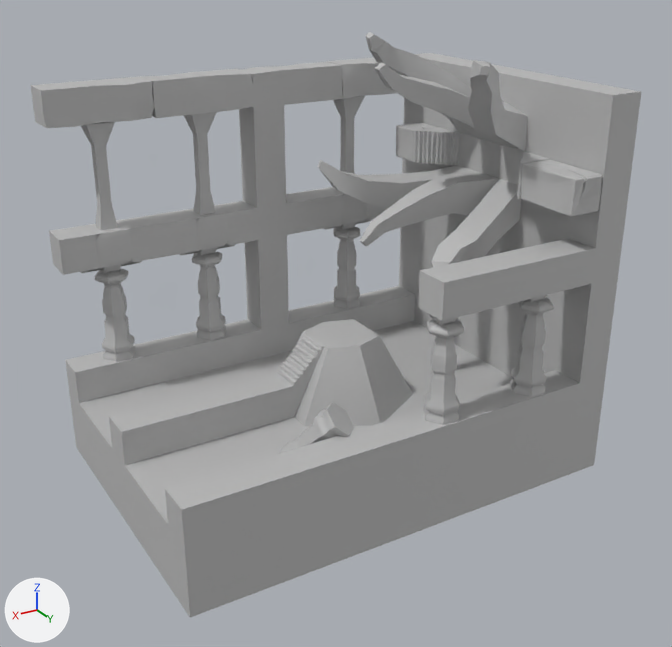
The FBX model Assets/Game Assets/IMPORTS/Levels/Ellora/ellora_env.fbx: old version first, new version second.
Camera for both pictures: a 50 mm lens placed at (7.0, 20.63, 11.92), pointed at (-5.28, 0.17, 1.69). Every picture has the same lights, and +X, +Y and +Z are marked at lower left. Where no turn or scale is listed for an object, it has been applied to the vertices. Vertices at the same position are counted once.

Objects in the first picture: 'env', 'ground', 'tentacles', 'water'.
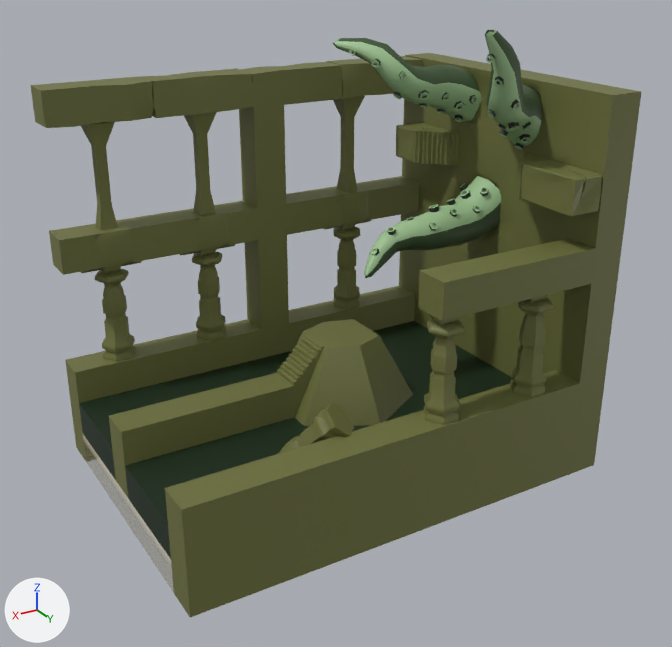
Where the newer file only moved an object's origin or applied its transform, the numbers keep the older frame.

Patch to the scene script:
```diff
--- a/Assets/Game Assets/IMPORTS/Levels/Ellora/ellora_env.fbx.py
+++ b/Assets/Game Assets/IMPORTS/Levels/Ellora/ellora_env.fbx.py
@@ mat_phong11 @@
+mat_phong11 = principled_material('phong11')
+mat_phong11.base_color = (0.0055, 0.0216, 0.0055)  # black #112811
+mat_phong11.roughness = 0.553
@@ mat_phong1 @@
+mat_phong1 = principled_material('phong1')
+mat_phong1.texture = img_wall_tentacles_png
+mat_phong1.roughness = 0.553
@@ me_mesh_002 @@
-me_mesh_002.from_pydata(...)  # 1597 vertices, 1884 faces; spans x -6.5..6.5, y -4.5..4.5, z -5.51..5.51
+me_mesh_002.from_pydata(...)  # 1828 vertices, 2116 faces; spans x -6.5..6.5, y -4.5..4.5, z -5.51..5.51
+# me_mesh_002 part 5: 231 vertices added at x -6.5..-5.5, y -4.5..4.5, z -5.51..5.49
+# me_mesh_002 part 6: 496 kept faces spanning x -5.5..1.5, y -3.5..4.49, z -2.51..3.49 get new texture (UV) coordinates
+# me_mesh_002 part 7: 1846 faces spanning x -5.5..6.5, y -4.5..4.5, z -5.51..5.51 switch from mat_phong2 (grey #bcbcbc) to mat_phong1 (picture img_wall_tentacles_png)
@@ me_mesh_001 @@
-me_mesh_001.from_pydata(...)  # 563 vertices, 811 faces; spans x -6.0..6.0, y -3.5..3.5, z -0.5..0.5
+me_mesh_001.from_pydata(...)  # 364 vertices, 724 faces; spans x -6.0..6.0, y -3.5..3.5, z -0.5..0.5
+# me_mesh_001 part 8: 199 vertices removed from x -2.72..6.0, y -2.15..2.76, z -0.5..0.5; 38 vertices added at x -2.31..6.0, y -1.75..2.33, z -0.5..0.5
+# me_mesh_001 part 9: 598 faces spanning x -6.0..6.0, y -3.5..3.5, z -0.5..0.5 switch from mat_phong2 (grey #bcbcbc) to mat_phong11 (black #112811)
@@ me_mesh @@
 # used by ob_tentacles; location = (-12.0, -3.0, 3.0); rotation_euler = (1.571, 0.0, 1.571), in degrees (90, 0, 90); scale = (0.005, 0.005, 0.001)
-me_mesh.from_pydata(...)  # 139 vertices, 258 faces; spans x 63.0..1094.0, y -35.0..1232.0, z 1000.0..5729.0
-me_mesh.materials.append(mat_phong2)  # grey #bcbcbc
+me_mesh.from_pydata(...)  # 1095 vertices, 1362 faces; spans x -280.0..277.0, y -269.0..417.0, z -253.0..308.0
+# me_mesh part 1: a new loose piece, a torus around z (ring radius 10.0, tube radius 7.0) spanning x -172.0..-148.0, y 162.0..187.0, z 117.0..131.0, in mat_octo_arm_merged_phong2 (picture img_octo_arm_texture_png)
+# me_mesh part 2: the loose piece of 71 vertices spanning x 85.0..1094.0, y 600.0..1232.0, z 1000.0..5129.0 is deleted
+# me_mesh part 3: the loose piece of 68 vertices spanning x 63.0..1004.0, y -35.0..519.0, z 1000.0..5729.0 is deleted
+# me_mesh part 4: 1071 vertices added at x -280.0..277.0, y -269.0..417.0, z -253.0..308.0
+me_mesh.materials.append(mat_octo_arm_merged_phong2)  # picture img_octo_arm_texture_png
@@ ob_tentacles @@
 ob_tentacles = bpy.data.objects.new('tentacles', me_mesh)
-ob_tentacles.location = (-12.0, -3.0, 3.0)
-ob_tentacles.rotation_euler = (1.571, 0.0, 1.571)  # degrees (90, 0, 90)
-ob_tentacles.scale = (0.005, 0.005, 0.001)
+ob_tentacles.location = (-9.18, 0.1, 5.41)
+ob_tentacles.rotation_euler = (1.571, 0.0, 0.0)  # degrees (90, 0, 0)
+ob_tentacles.scale = (0.01, 0.01, 0.01)
```

Location of each change, [x1, y1, x2, y2] in pixels of the pictures (672 x 647 px):
'tentacles', reshaped, moved, turned, rescaled: before [317, 32, 528, 268]; after [333, 30, 542, 278]
part 1 of me_mesh, added: after [469, 95, 478, 104]
part 2 of me_mesh, deleted: before [366, 32, 528, 152]
part 3 of me_mesh, deleted: before [317, 160, 521, 268]
part 4 of me_mesh, added (green): after [333, 30, 542, 278]
part 5 of me_mesh_002, added (yellow): after [399, 53, 641, 474]
part 6 of me_mesh_002, surface changed (grey to yellow): [277, 122, 602, 386] in both
part 7 of me_mesh_002, recoloured (grey to yellow): [31, 58, 595, 617] in both
part 8 of me_mesh_001, cut back: [111, 372, 429, 499] in both
part 9 of me_mesh_001, recoloured (grey to green): [79, 321, 513, 559] in both
'ground', unchanged, covered by the edit: before [83, 434, 174, 593]; after [83, 434, 172, 567]
